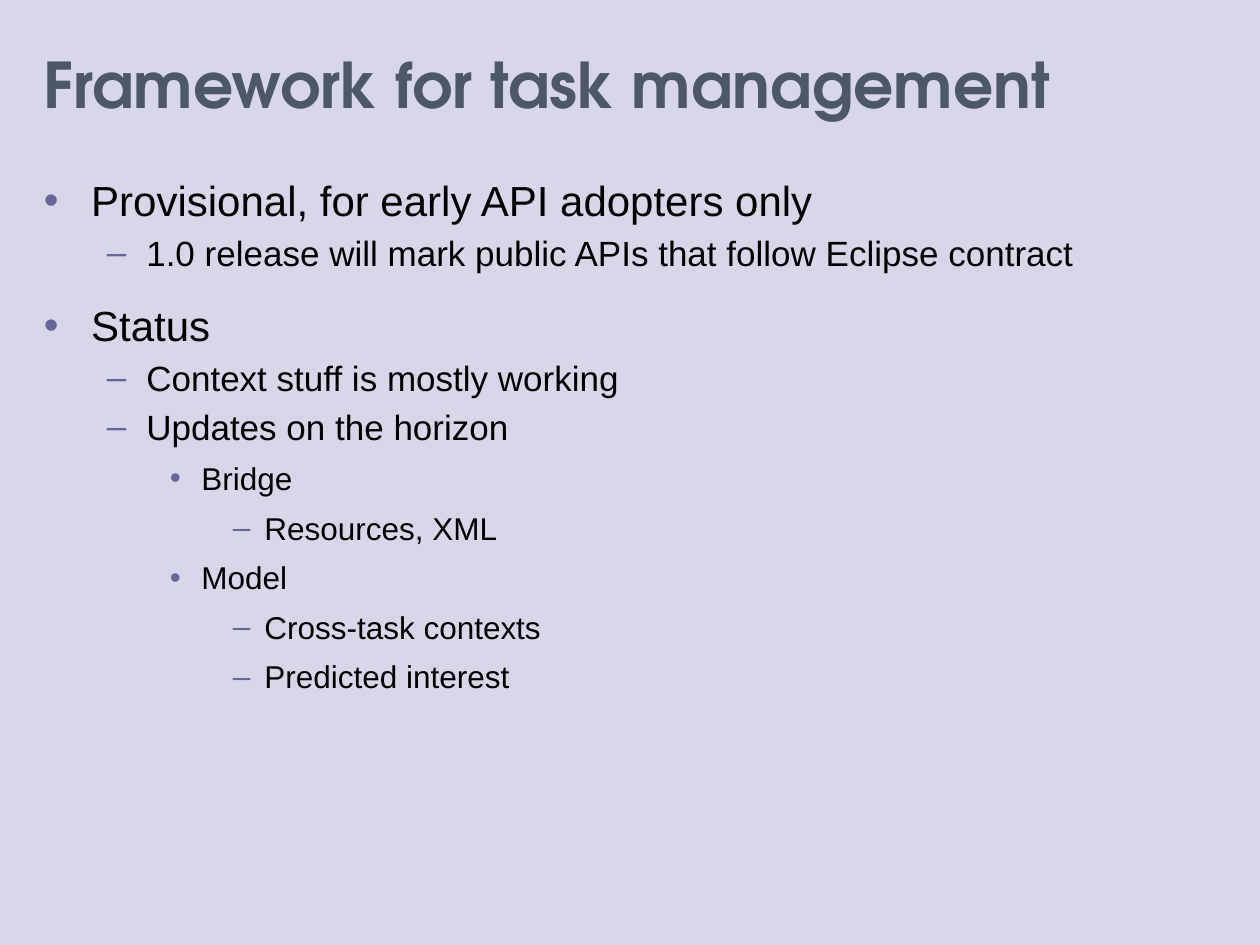
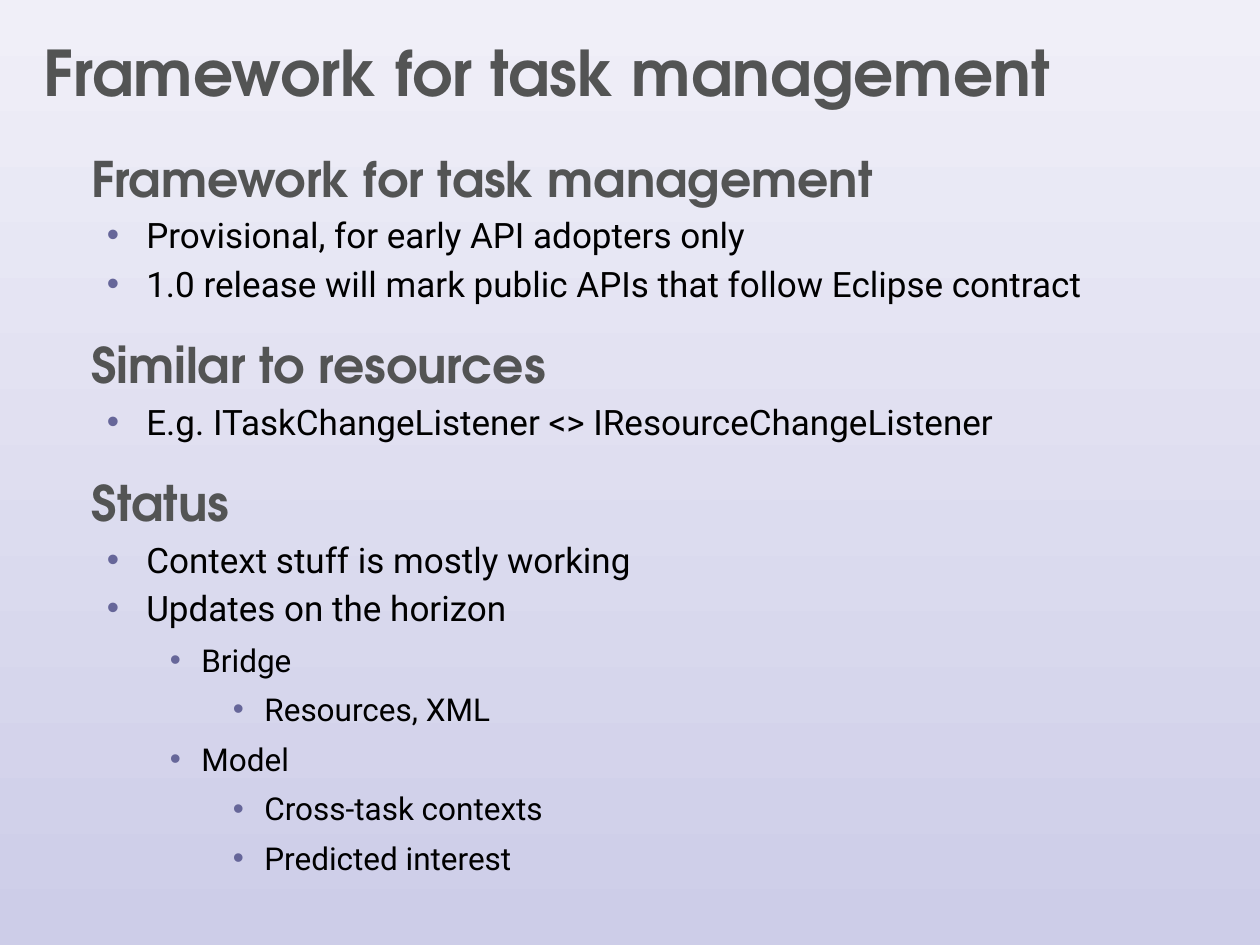
Before and after one commit to eclipse-mylyn/mylyn-website, a slide deck: slide 17 of publications/2006-03-mylar-eclipsecon.ppt (slide 14 before the commit). Drawn at 1260x945 pixels with LibreOffice and Linux fonts; fonts in the diff are those of the drawing. Boxes give left, top, right and bottom in pixels: in the first picture for what was removed or moved away, otherwise in the second. Text is boxed around its words. In the diff, an @@ line names an element or a change of style, - is before the commit and + after.

Commit message:
Progress on: prepare eclipsecon talk and slides

```diff
--- a/publications/2006-03-mylar-eclipsecon.ppt
+++ b/publications/2006-03-mylar-eclipsecon.ppt
@@ rectangle at [0, 0, 1260, 945]: fill #D8D7E9 to gradient #F0EFF8 to #CDCDE8 @@
@@ title "Framework for task management" at [44, 49, 1050, 110]: text colour #4C5768 to #535454 @@
@@ text "Framework for task management": place and size @@
-text "Framework for task management" at [91, 185, 1073, 689]
+text "Framework for task management" at [91, 161, 1081, 871]
@@ text at [91, 161, 873, 208]: paragraph added @@
+  Framework for task management
@@ text at [91, 221, 1081, 871]: size 24 to 20 pt in "Provisional, for early API adopters only"; font Arial to Roboto in "Provisional, for early API adopters only", "1.0 release will mark public APIs that ...", "Context stuff is mostly working", "Updates on the horizon" and 5 more places; size 24 to 28 pt, font Arial to TeX Gyre Adventor, text colour #000000 to #535454, bold on in "Status"; list level 1 to 2 in "Provisional, for early API adopters ..."; bullet – to •; bullet • to  ; more space between paragraphs @@
@@ text at [91, 345, 992, 443]: paragraphs added @@
+  Similar to resources
+  • E.g. ITaskChangeListener <> IResourceChangeListener
```
Also in this commit, not shown: 15 other slides changed, 4 slides added, 1 slide removed, 1 other file.
